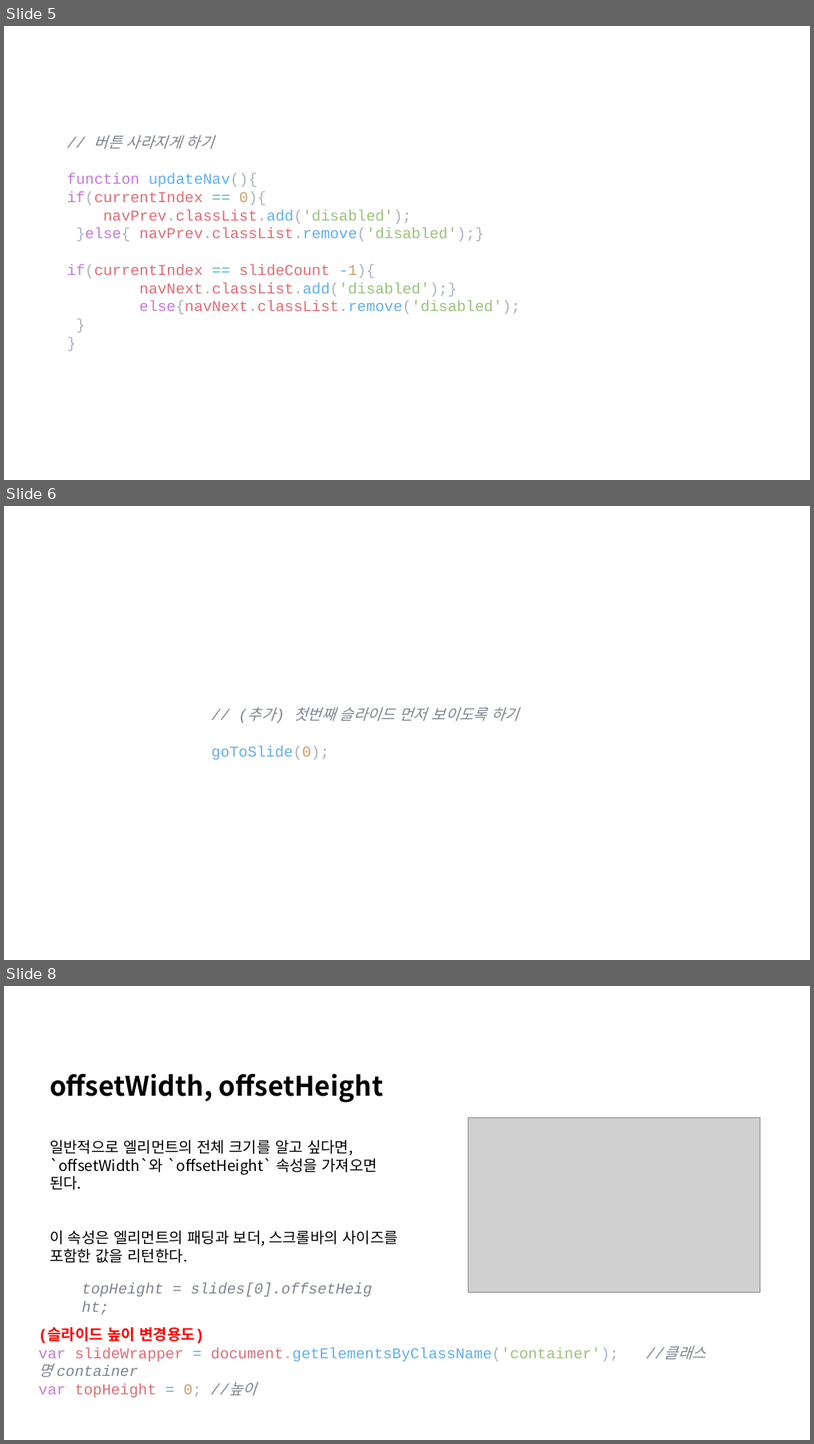
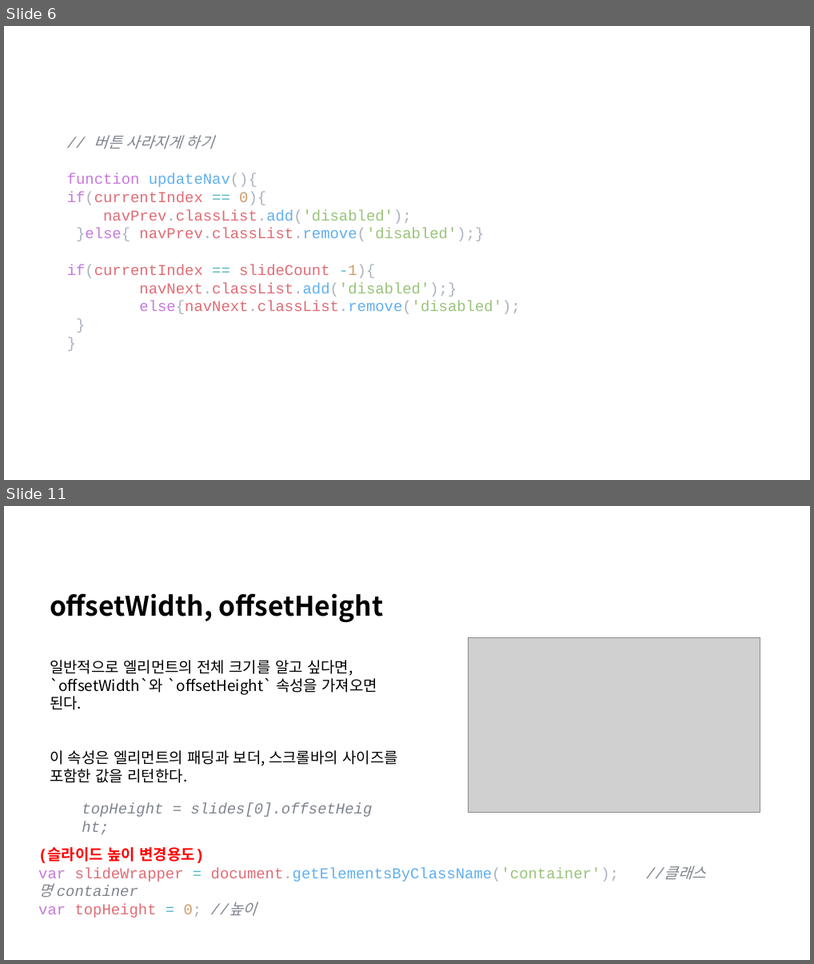
Before and after one commit to lsh58/Javascript, a slide deck: study/ex03_제작/추가내용.pptx. Shown one above the other, each under a label of ours: slides 5, 6 and 8 before the commit, slides 6 and 11 after it; the slides between them are not shown. The pictures are 814x1444 and 814x964 pixels, drawn with LibreOffice and Linux fonts; fonts in the diff are those of the drawing; grey boxes stand for pictures. Boxes give left, top, right and bottom in pixels: in the first picture for what was removed or moved away, otherwise in the second. Text is boxed around its words. In the diff, an @@ line names an element or a change of style, - is before the commit and + after.

```diff
--- a/study/ex03_제작/추가내용.pptx
+++ b/study/ex03_제작/추가내용.pptx
@@ slide 6 removed at (4,506,810,960), background #FFFFFF @@
@@ text removed at (211,707,519,760) @@
-// (추가) 첫번째 슬라이드 먼저 보이도록 하기
-goToSlide(0);
@@ what was slide 5 is now slide 6 @@
@@ what was slide 8 is now slide 11 @@
```
Also in this commit, not shown: 2 slides changed, 6 slides added, 1 other slide removed.
